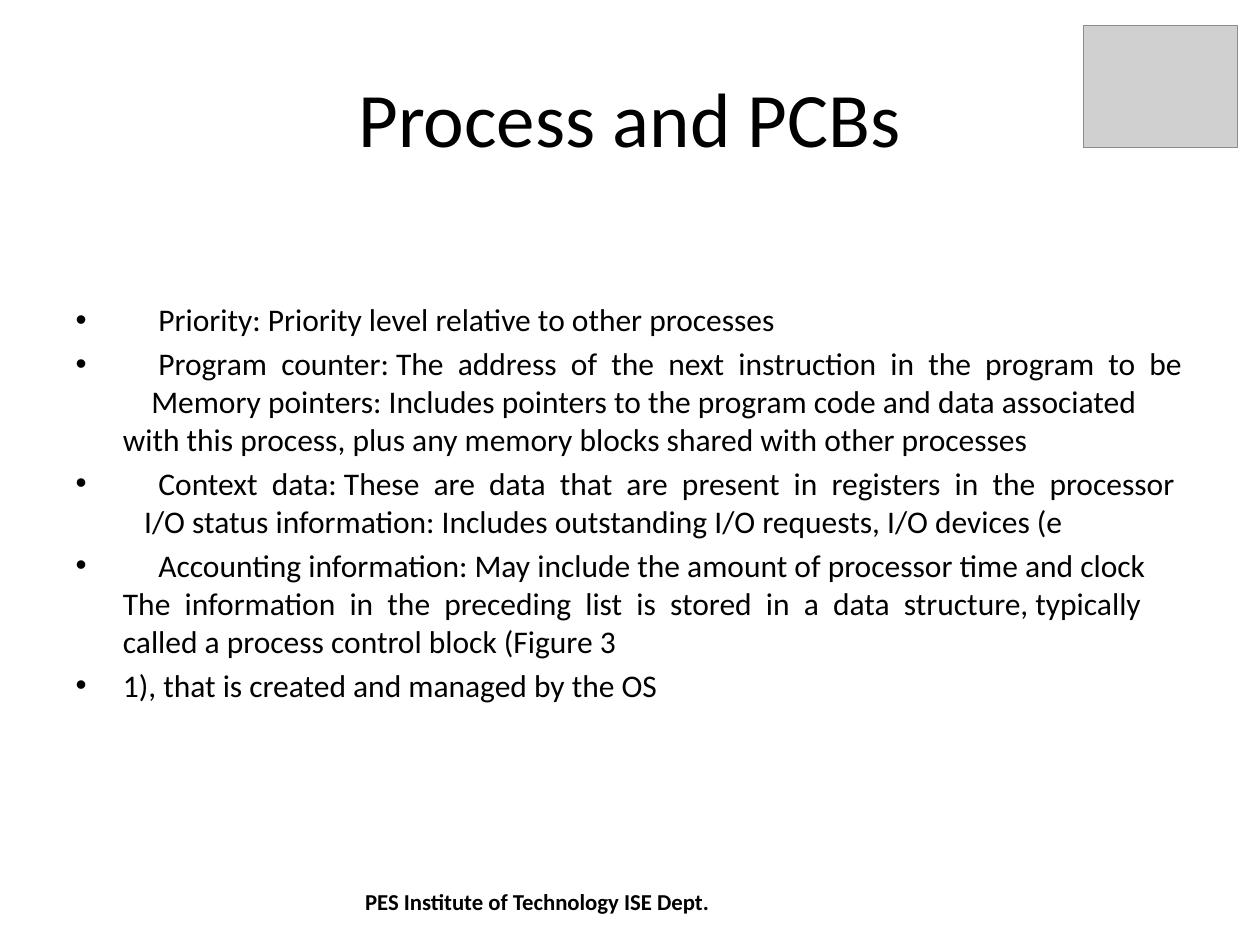
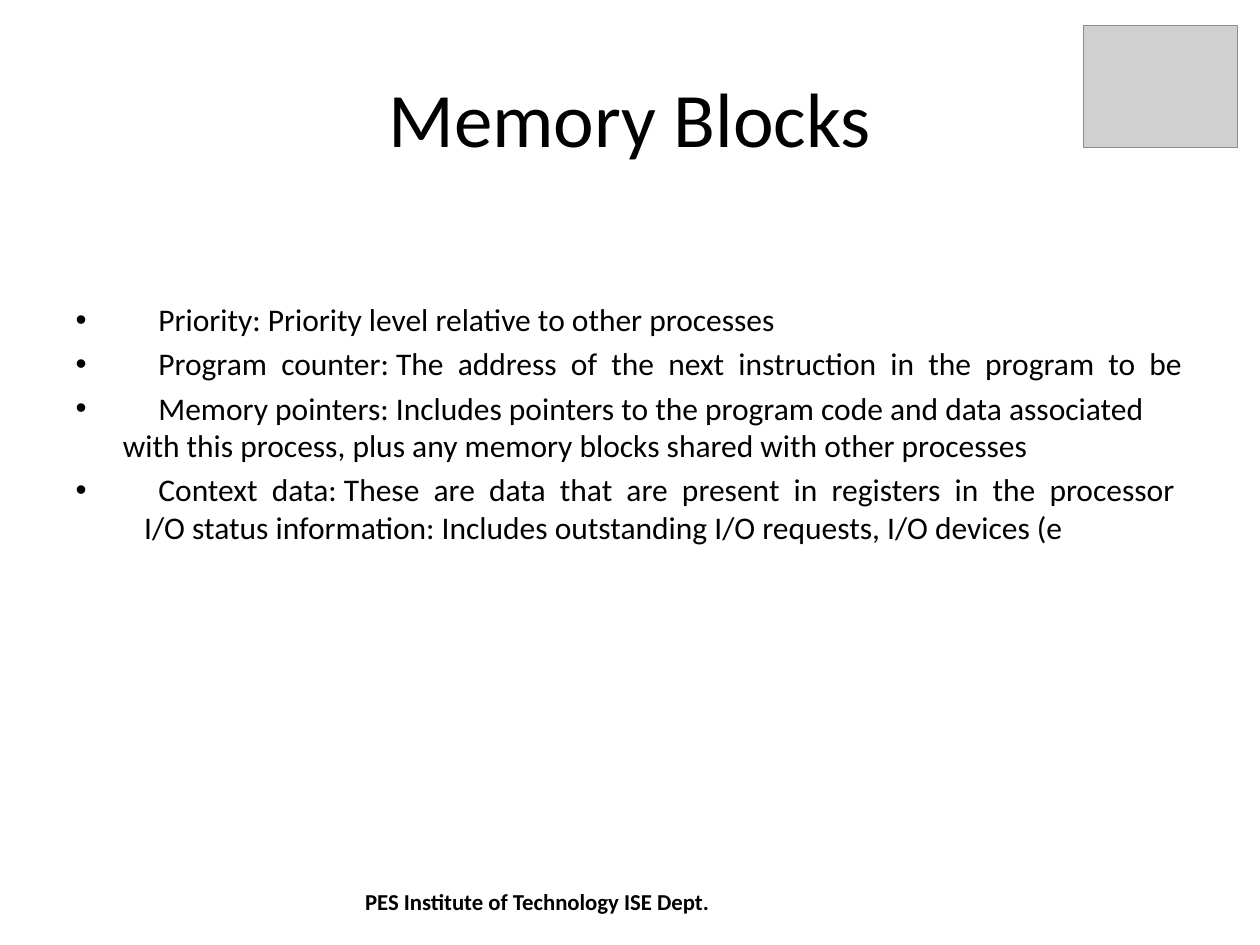
Before and after one commit to shreyasrkarthik/AutomaticSlidesGeneration, a slide deck: slide 7 of prototype/src/process.pptx. Drawn at 1260x945 pixels with LibreOffice and Linux fonts; fonts in the diff are those of the drawing; grey boxes stand for pictures. Boxes give left, top, right and bottom in pixels: in the first picture for what was removed or moved away, otherwise in the second. Text is boxed around its words. In the diff, an @@ line names an element or a change of style, - is before the commit and + after.

Commit message:
Using Keywords as title for individual slides

```diff
--- a/prototype/src/process.pptx
+++ b/prototype/src/process.pptx
@@ title at box(388, 93, 871, 160): text changed @@
-Process and PCBs
+Memory Blocks
@@ text at box(123, 353, 1181, 462): text changed @@
-• Program counter: The address of the next instruction in the program to be Memory pointers: Includes pointers to the program code and data associated with this process, plus any memory blocks shared with other processes
+• Program counter: The address of the next instruction in the program to be
+• Memory pointers: Includes pointers to the program code and data associated with this process, plus any memory blocks shared with other processes
@@ text at box(123, 555, 1145, 703): paragraphs removed @@
-• Accounting information: May include the amount of processor time and clock The information in the preceding list is stored in a data structure, typically called a process control block (Figure 3
-• 1), that is created and managed by the OS
```
Also in this commit, not shown: 5 other slides changed, 19 slides removed, 1 other file.
